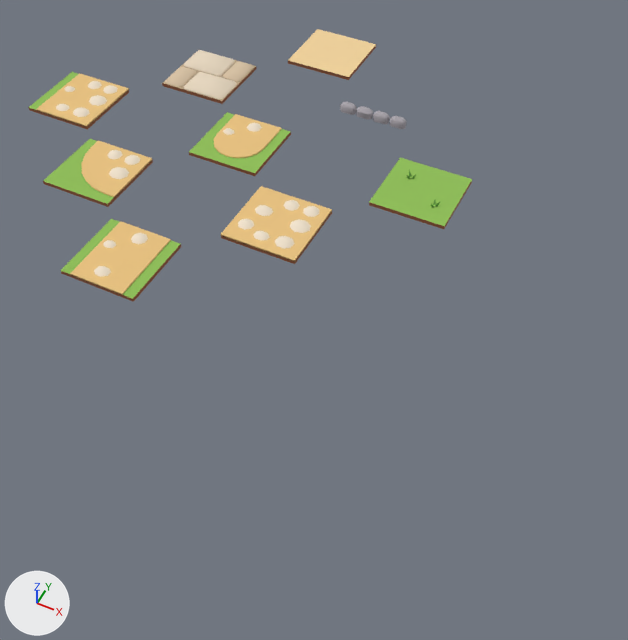
Before and after pictures for a commit that changed the Blender file assets/blender/props/kit_ground.blend.
Before and after are seen from a 50 mm lens placed at (5.3, -5.57, 7.16), pointed at (2.17, 0.69, -0.67). Every picture has the same lights, and +X, +Y and +Z are marked at lower left. The picture after the commit comes second.

Before the edit, the objects in view are built like this:
```python
ob_grass_tile = bpy.data.objects.new('grass_tile', me_grass_tile)
ob_grass_tile.location = (2.69, 2.69, 0.0)
ob_path_edge = bpy.data.objects.new('path_edge', me_path_edge)
ob_path_edge.location = (1.48, 3.89, 0.0)
ob_path_tile_cross = bpy.data.objects.new('path_tile_cross', me_path_tile_cross)
ob_path_tile_cross.location = (1.34, 1.34, 0.0)
ob_path_tile_curve = bpy.data.objects.new('path_tile_curve', me_path_tile_curve)
ob_path_tile_curve.location = (-1.2, 1.2, 0.0)
ob_path_tile_end = bpy.data.objects.new('path_tile_end', me_path_tile_end)
ob_path_tile_end.location = (0.14, 2.55, 0.0)
ob_path_tile_straight = bpy.data.objects.new('path_tile_straight', me_path_tile_straight)
ob_path_tile_straight.location = (0.0, 0.0, 0.0)
ob_path_tile_t = bpy.data.objects.new('path_tile_t', me_path_tile_t)
ob_path_tile_t.location = (-2.4, 2.4, 0.0)
ob_plaza_tile = bpy.data.objects.new('plaza_tile', me_plaza_tile)
ob_plaza_tile.location = (-1.06, 3.75, 0.0)
ob_sand_tile = bpy.data.objects.new('sand_tile', me_sand_tile)
ob_sand_tile.location = (0.28, 5.09, 0.0)
```
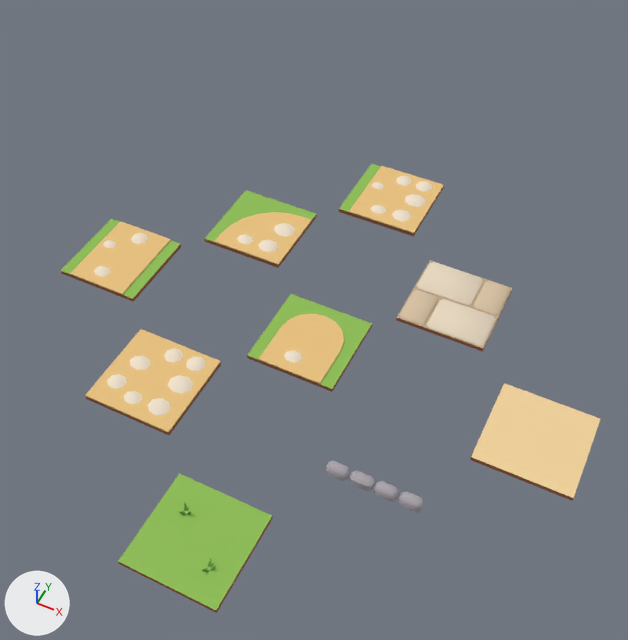
Patch to the scene script:
```diff
--- a/assets/blender/props/kit_ground.blend.py
+++ b/assets/blender/props/kit_ground.blend.py
@@ me_path_tile_curve @@
 me_path_tile_curve.from_pydata(...)  # 80 vertices, 45 faces; spans x -0.5..0.5, y -0.5..0.5, z 0.0..0.09
 # used by ob_path_tile_curve; location = (-1.2, 1.2, 0.0)
+# me_path_tile_curve part 1: a new loose piece of 16 vertices spanning x -0.154..0.059, y -0.395..-0.221, z 0.057..0.09, in mat_palette (picture img_palette_png)
+# me_path_tile_curve part 2: a new loose piece of 16 vertices spanning x 0.126..0.377, y -0.395..-0.172, z 0.057..0.09, in mat_palette (picture img_palette_png)
+# me_path_tile_curve part 3: the loose piece of 16 vertices spanning x -0.085..0.125, y 0.241..0.445, z 0.057..0.09 is deleted
+# me_path_tile_curve part 4: the loose piece of 16 vertices spanning x 0.173..0.405, y 0.241..0.464, z 0.057..0.09 is deleted
+# me_path_tile_curve part 5: 8 vertices moved from x 0.174..0.5, y -0.36..0.5, z 0.04..0.065 to x 0.174..0.5, y -0.5..0.36, z 0.04..0.065; 10 vertices removed from x -0.36..0.0, y -0.264..0.5, z 0.04..0.065; 10 vertices added at x -0.36..0.0, y -0.5..0.264, z 0.04..0.065
 me_path_tile_curve.materials.append(mat_palette)
@@ me_path_tile_end @@
 # used by ob_path_tile_end; location = (0.14, 2.55, 0.0)
-me_path_tile_end.from_pydata(...)  # 62 vertices, 35 faces; spans x -0.5..0.5, y -0.5..0.5, z 0.0..0.09
+me_path_tile_end.from_pydata(...)  # 46 vertices, 26 faces; spans x -0.5..0.5, y -0.5..0.5, z 0.0..0.09
+# me_path_tile_end part 6: a new loose piece of 16 vertices spanning x -0.154..0.059, y -0.395..-0.221, z 0.057..0.09, in mat_palette (picture img_palette_png)
+# me_path_tile_end part 7: the loose piece of 16 vertices spanning x -0.085..0.125, y 0.241..0.445, z 0.057..0.09 is deleted
+# me_path_tile_end part 8: the loose piece of 16 vertices spanning x -0.329..-0.149, y 0.03..0.176, z 0.057..0.09 is deleted
+# me_path_tile_end part 9: 18 vertices removed from x -0.36..0.36, y -0.36..0.5, z 0.04..0.065; 18 vertices added at x -0.36..0.36, y -0.5..0.36, z 0.04..0.065
 me_path_tile_end.materials.append(mat_palette)
@@ ob_path_tile_curve @@
 ob_path_tile_curve = bpy.data.objects.new('path_tile_curve', me_path_tile_curve)
-ob_path_tile_curve.location = (-1.2, 1.2, 0.0)
+ob_path_tile_curve.location = (1.2, 1.2, 0.0)
@@ ob_path_tile_t @@
 ob_path_tile_t = bpy.data.objects.new('path_tile_t', me_path_tile_t)
-ob_path_tile_t.location = (-2.4, 2.4, 0.0)
+ob_path_tile_t.location = (2.4, 2.4, 0.0)
@@ ob_path_tile_cross @@
 ob_path_tile_cross = bpy.data.objects.new('path_tile_cross', me_path_tile_cross)
-ob_path_tile_cross.location = (1.34, 1.34, 0.0)
+ob_path_tile_cross.location = (1.34, -1.34, 0.0)
@@ ob_path_tile_end @@
 ob_path_tile_end = bpy.data.objects.new('path_tile_end', me_path_tile_end)
-ob_path_tile_end.location = (0.14, 2.55, 0.0)
+ob_path_tile_end.location = (2.55, -0.14, 0.0)
@@ ob_plaza_tile @@
 ob_plaza_tile = bpy.data.objects.new('plaza_tile', me_plaza_tile)
-ob_plaza_tile.location = (-1.06, 3.75, 0.0)
+ob_plaza_tile.location = (3.75, 1.06, 0.0)
@@ ob_grass_tile @@
 ob_grass_tile = bpy.data.objects.new('grass_tile', me_grass_tile)
-ob_grass_tile.location = (2.69, 2.69, 0.0)
+ob_grass_tile.location = (2.69, -2.69, 0.0)
@@ ob_path_edge @@
 ob_path_edge = bpy.data.objects.new('path_edge', me_path_edge)
-ob_path_edge.location = (1.48, 3.89, 0.0)
+ob_path_edge.location = (3.89, -1.48, 0.0)
@@ ob_sand_tile @@
 ob_sand_tile = bpy.data.objects.new('sand_tile', me_sand_tile)
-ob_sand_tile.location = (0.28, 5.09, 0.0)
+ob_sand_tile.location = (5.09, -0.28, 0.0)
```

Pixel boxes [x1, y1, x2, y2] of what changed, in the pictures (628 x 640 px; the box of a moved part takes in the faces that stretch with it):
'grass_tile', moved
    before: [369, 158, 472, 229]
    after: [118, 473, 273, 613]
'path_tile_cross', moved
    before: [221, 186, 332, 264]
    after: [85, 329, 221, 435]
'sand_tile', moved
    before: [288, 29, 376, 80]
    after: [470, 383, 600, 501]
'path_tile_end', reshaped, moved (22% wider, 52% taller)
    before: [189, 112, 291, 176]
    after: [247, 294, 372, 392]
'plaza_tile', moved
    before: [162, 50, 257, 104]
    after: [396, 260, 513, 352]
'path_tile_curve', reshaped, moved (14% taller)
    before: [43, 139, 153, 207]
    after: [204, 190, 317, 268]
'path_tile_t', moved
    before: [28, 72, 129, 129]
    after: [339, 164, 444, 237]
'path_edge', moved
    before: [340, 102, 407, 129]
    after: [326, 460, 424, 513]
part 1 of me_path_tile_curve, added
    after: [237, 234, 254, 244]
part 2 of me_path_tile_curve, added
    after: [258, 239, 278, 252]
part 3 of me_path_tile_curve, deleted
    before: [107, 150, 123, 159]
part 4 of me_path_tile_curve, deleted
    before: [124, 155, 140, 165]
part 5 of me_path_tile_curve, moved or reshaped
    before: [81, 140, 152, 197]
    after: [214, 212, 311, 265]
part 6 of me_path_tile_end, added
    after: [284, 350, 303, 363]
part 7 of me_path_tile_end, deleted
    before: [247, 123, 262, 132]
part 8 of me_path_tile_end, deleted
    before: [223, 128, 234, 135]
part 9 of me_path_tile_end, moved or reshaped
    before: [214, 114, 282, 158]
    after: [259, 313, 344, 385]
